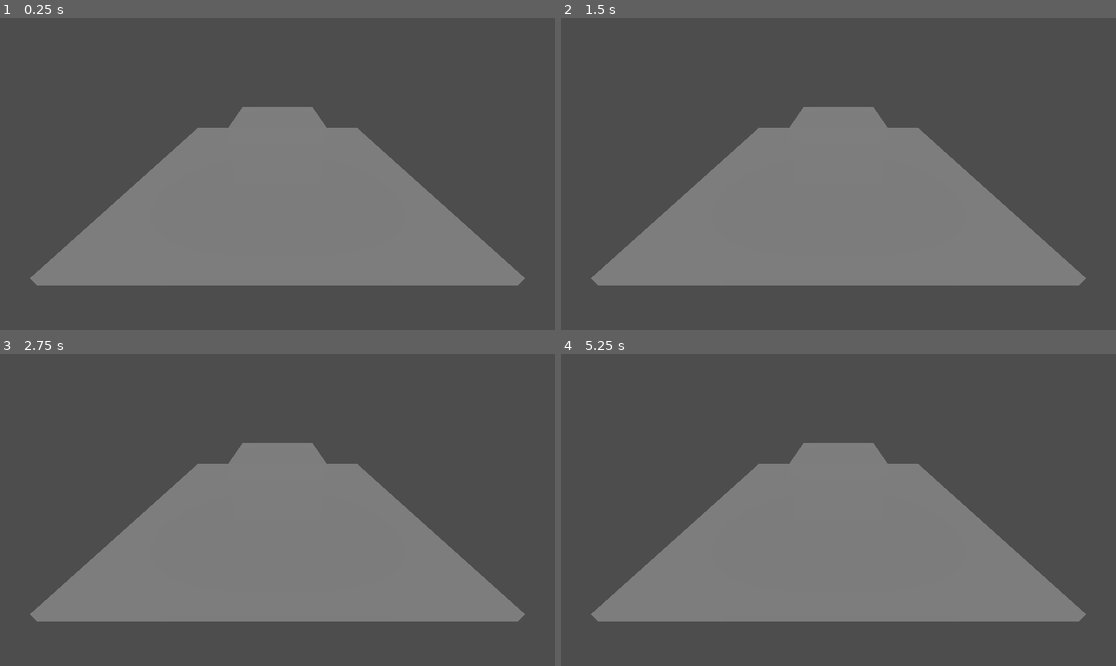
Above: before the commit, frames 1-4 (two rows, left to right).
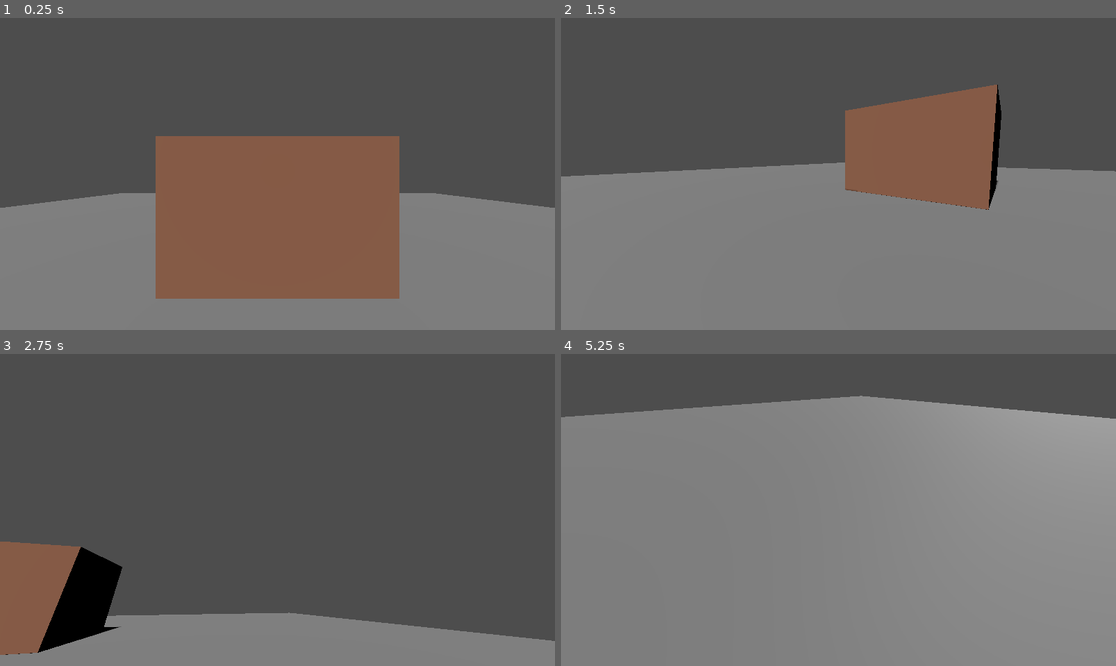
Above: after the commit, the same moments.

Repository: axioma-solutions/cache
Game: Godot game, scene res://main.tscn
Same seed, same stepped clock (60 frames per second), same inputs: the game is played once before the commit and once after it.
Inputs (mouse positions are in pixels of both pictures, inside the frame that each line leads up to):
- Up to frame 1 (0.25 s): no input
- Up to frame 2 (1.5 s): move the mouse to (960, 158) at 0.52 s; hold D (move_right, bound only after the commit) 0.53-1.28 s; tap Space (jump, bound only after the commit) at 0.6, 0.77, 1.07, 1.35 s; click (960, 158) at 0.67 s; move the mouse to (727, 189) at 1.27 s; hold S (move_backward, bound only after the commit) from 1.28 s (still down); click (727, 189) at 1.42 s
- Up to frame 3 (2.75 s): tap Space (jump, bound only after the commit) at 1.52, 1.82, 2.1 s; move the mouse to (333, 441) at 2.02 s; release S (move_backward, bound only after the commit) at 2.03 s; hold D (move_right, bound only after the commit) from 2.03 s (still down); click (333, 441) at 2.17 s
- Up to frame 4 (5.25 s): move the mouse to (810, 572) at 2.77 s; release D (move_right, bound only after the commit) at 2.78 s; hold W (move_forward, bound only after the commit) 2.78-3.53 s; tap Space (jump, bound only after the commit) at 2.85, 3.02, 3.32, 3.6, 3.77, 4.07, 4.35, 4.52, 4.82, 5.1 s; click (810, 572) at 2.92 s; move the mouse to (1005, 556) at 3.52 s; hold A (move_left, bound only after the commit) 3.53-5.03 s; click (1005, 556) at 3.67 s; tap Escape (ui_cancel) at 4.15 s; move the mouse to (672, 463) at 4.27 s; click (672, 463) at 4.42 s; move the mouse to (866, 510) at 5.02 s; hold S (move_backward, bound only after the commit) from 5.03 s (still down); click (866, 510) at 5.17 s

The runs differ from the first frame. In frame 1, 44% of the frame differs, in the area x 0-100%, y 28-100%; in frame 2, 37%; in frame 3, 47%; in frame 4, 52%, in the area x 0-100%, y 13-100%.

Commit message:
add simple fps player

Diff:
--- a/main.tscn
+++ b/main.tscn
@@ -1,28 +1,47 @@
-[gd_scene load_steps=6 format=3 uid="uid://bkqxv8y3qwh5r"]
+[gd_scene load_steps=8 format=3 uid="uid://x5jhsx8p07p2"]
+
+[ext_resource type="Script" path="res://player.gd" id="1_player"]
+
+[sub_resource type="CapsuleShape3D" id="CapsuleShape3D_player"]
 
 [sub_resource type="BoxMesh" id="BoxMesh_platform"]
-size = Vector3(20, 0.5, 20)
+size = Vector3(50, 0.5, 50)
 
 [sub_resource type="BoxShape3D" id="BoxShape3D_platform"]
-size = Vector3(20, 0.5, 20)
+size = Vector3(50, 0.5, 50)
 
 [sub_resource type="BoxMesh" id="BoxMesh_walls"]
 size = Vector3(6, 4, 6)
 
-[sub_resource type="BoxMesh" id="BoxMesh_doorway"]
-size = Vector3(2, 3, 0.6)
+[sub_resource type="StandardMaterial3D" id="StandardMaterial3D_house"]
+albedo_color = Color(0.6, 0.4, 0.3, 1)
+
+[sub_resource type="BoxShape3D" id="BoxShape3D_walls"]
+size = Vector3(6, 4, 6)
 
 [sub_resource type="StandardMaterial3D" id="StandardMaterial3D_1"]
 transparency = 1
 albedo_color = Color(1, 1, 1, 0)
 
+[sub_resource type="BoxMesh" id="BoxMesh_doorway"]
+size = Vector3(2, 3, 0.6)
+
 [node name="Main" type="Node3D"]
 
-[node name="Camera3D" type="Camera3D" parent="."]
-transform = Transform3D(1, 0, 0, 0, 0.866025, 0.5, 0, -0.5, 0.866025, 0, 8, 15)
+[node name="Player" type="CharacterBody3D" parent="."]
+transform = Transform3D(1, 0, 0, 0, 1, 0, 0, 0, 1, 0, 2, 8)
+script = ExtResource("1_player")
+
+[node name="CollisionShape3D" type="CollisionShape3D" parent="Player"]
+transform = Transform3D(1, 0, 0, 0, 1, 0, 0, 0, 1, 0, 1, 0)
+shape = SubResource("CapsuleShape3D_player")
+
+[node name="Camera3D" type="Camera3D" parent="Player"]
+transform = Transform3D(1, 0, 0, 0, 1, 0, 0, 0, 1, 0, 1.6, 0)
 
 [node name="DirectionalLight3D" type="DirectionalLight3D" parent="."]
 transform = Transform3D(1, 0, 0, 0, 0.707107, 0.707107, 0, -0.707107, 0.707107, 0, 10, 0)
+shadow_enabled = true
 
 [node name="Platform" type="StaticBody3D" parent="."]
 
@@ -35,8 +54,14 @@
 [node name="House" type="Node3D" parent="."]
 transform = Transform3D(1, 0, 0, 0, 1, 0, 0, 0, 1, 0, 2.25, 0)
 
-[node name="Walls" type="MeshInstance3D" parent="House"]
+[node name="Walls" type="StaticBody3D" parent="House"]
+
+[node name="MeshInstance3D" type="MeshInstance3D" parent="House/Walls"]
+material_override = SubResource("StandardMaterial3D_house")
 mesh = SubResource("BoxMesh_walls")
+
+[node name="CollisionShape3D" type="CollisionShape3D" parent="House/Walls"]
+shape = SubResource("BoxShape3D_walls")
 
 [node name="Doorway" type="MeshInstance3D" parent="House"]
 transform = Transform3D(1, 0, 0, 0, 1, 0, 0, 0, 1, 0, -0.5, 3)
--- /dev/null
+++ b/player.gd
@@ -0,0 +1,38 @@
+extends CharacterBody3D
+
+const SPEED = 5.0
+const JUMP_VELOCITY = 4.5
+const MOUSE_SENSITIVITY = 0.003
+
+@onready var camera = $Camera3D
+
+func _ready():
+	Input.mouse_mode = Input.MOUSE_MODE_CAPTURED
+
+func _input(event):
+	if event.is_action_pressed("ui_cancel"):
+		Input.mouse_mode = Input.MOUSE_MODE_VISIBLE
+	if event is InputEventMouseButton and event.pressed:
+		Input.mouse_mode = Input.MOUSE_MODE_CAPTURED
+	if event is InputEventMouseMotion and Input.mouse_mode == Input.MOUSE_MODE_CAPTURED:
+		rotate_y(-event.relative.x * MOUSE_SENSITIVITY)
+		camera.rotate_x(-event.relative.y * MOUSE_SENSITIVITY)
+		camera.rotation.x = clamp(camera.rotation.x, -PI/2, PI/2)
+
+func _physics_process(delta):
+	if not is_on_floor():
+		velocity += get_gravity() * delta
+
+	if Input.is_action_just_pressed("jump") and is_on_floor():
+		velocity.y = JUMP_VELOCITY
+
+	var input_dir = Input.get_vector("move_left", "move_right", "move_forward", "move_backward")
+	var direction = (transform.basis * Vector3(input_dir.x, 0, input_dir.y)).normalized()
+	if direction:
+		velocity.x = direction.x * SPEED
+		velocity.z = direction.z * SPEED
+	else:
+		velocity.x = move_toward(velocity.x, 0, SPEED)
+		velocity.z = move_toward(velocity.z, 0, SPEED)
+
+	move_and_slide()
--- a/project.godot
+++ b/project.godot
@@ -14,3 +14,31 @@
 run/main_scene="res://main.tscn"
 config/features=PackedStringArray("4.5", "Forward Plus")
 config/icon="res://icon.svg"
+
+[input]
+
+move_forward={
+"deadzone": 0.5,
+"events": [Object(InputEventKey,"resource_local_to_scene":false,"resource_name":"","device":0,"window_id":0,"alt_pressed":false,"shift_pressed":false,"ctrl_pressed":false,"meta_pressed":false,"pressed":false,"keycode":0,"physical_keycode":87,"key_label":0,"unicode":0,"location":0,"echo":false,"script":null)
+]
+}
+move_backward={
+"deadzone": 0.5,
+"events": [Object(InputEventKey,"resource_local_to_scene":false,"resource_name":"","device":0,"window_id":0,"alt_pressed":false,"shift_pressed":false,"ctrl_pressed":false,"meta_pressed":false,"pressed":false,"keycode":0,"physical_keycode":83,"key_label":0,"unicode":0,"location":0,"echo":false,"script":null)
+]
+}
+move_left={
+"deadzone": 0.5,
+"events": [Object(InputEventKey,"resource_local_to_scene":false,"resource_name":"","device":0,"window_id":0,"alt_pressed":false,"shift_pressed":false,"ctrl_pressed":false,"meta_pressed":false,"pressed":false,"keycode":0,"physical_keycode":65,"key_label":0,"unicode":0,"location":0,"echo":false,"script":null)
+]
+}
+move_right={
+"deadzone": 0.5,
+"events": [Object(InputEventKey,"resource_local_to_scene":false,"resource_name":"","device":0,"window_id":0,"alt_pressed":false,"shift_pressed":false,"ctrl_pressed":false,"meta_pressed":false,"pressed":false,"keycode":0,"physical_keycode":68,"key_label":0,"unicode":0,"location":0,"echo":false,"script":null)
+]
+}
+jump={
+"deadzone": 0.5,
+"events": [Object(InputEventKey,"resource_local_to_scene":false,"resource_name":"","device":0,"window_id":0,"alt_pressed":false,"shift_pressed":false,"ctrl_pressed":false,"meta_pressed":false,"pressed":false,"keycode":0,"physical_keycode":32,"key_label":0,"unicode":0,"location":0,"echo":false,"script":null)
+]
+}
Not shown, added: player.gd.uid
